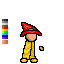
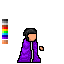
Layer changes from the first 64x64 image to the second:
hid "hat" (13th of 99, in "Wizard" › "Hat" › "double_color") over [20, 22, 42, 37]
showed "hat" (76th of 99, in "Wizard" › "Hat" › "single_color") over [23, 28, 37, 41]
showed "robe" (58th of 93, in "Wizard" › "Body" › "double_color") over [17, 37, 41, 63]
